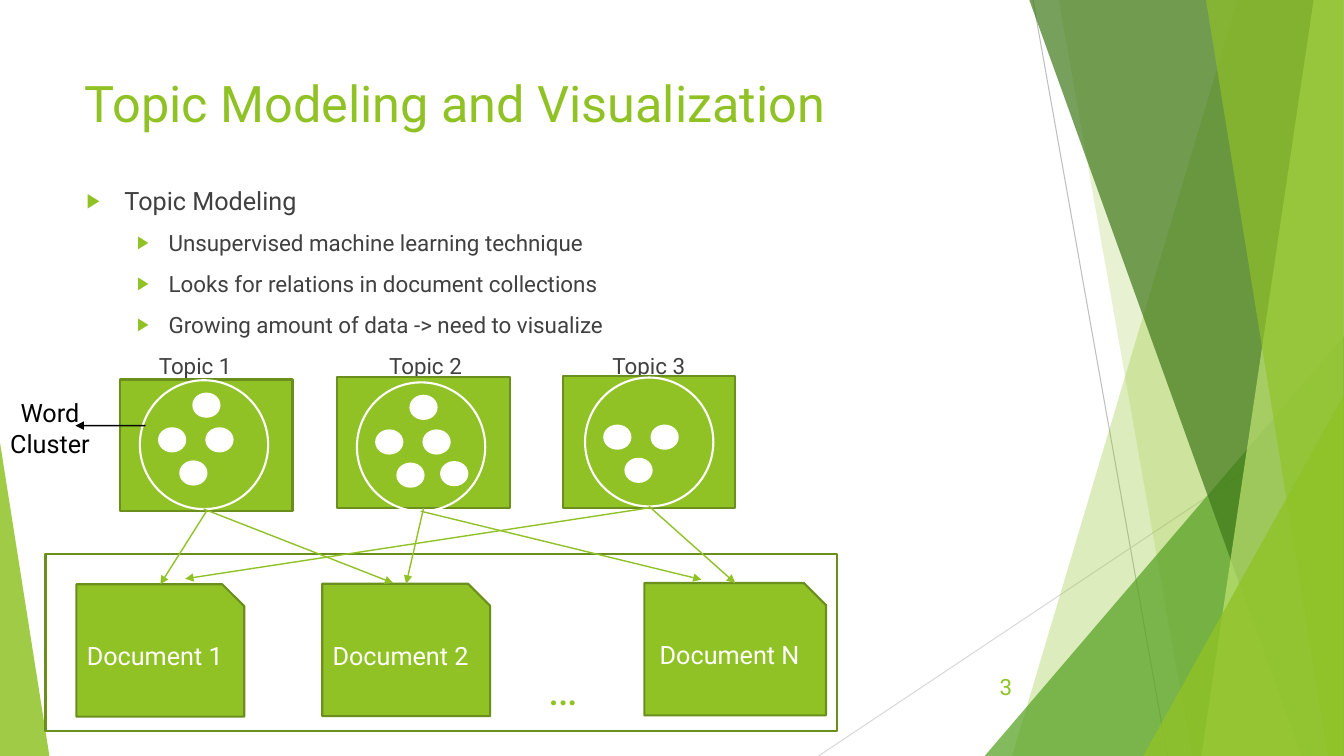
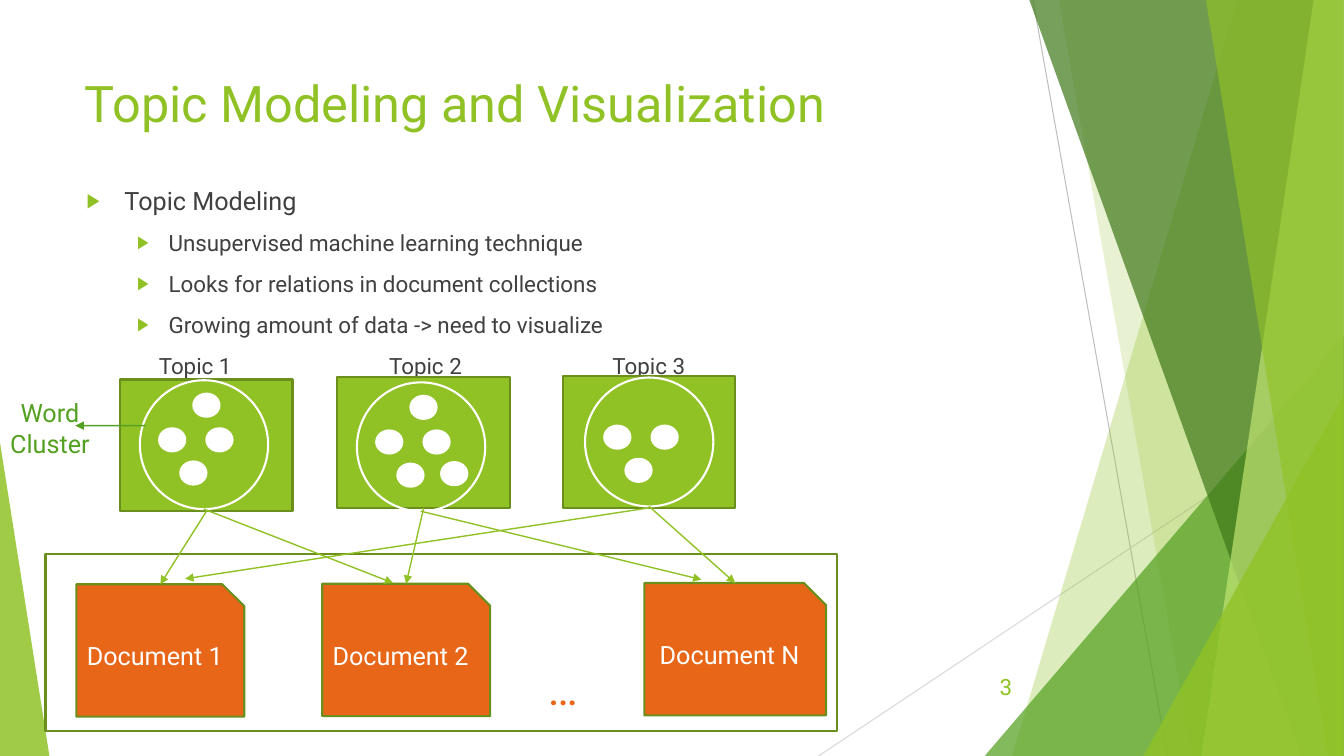
Before and after one commit to jeff2018/KnowledgeDiscoveryVisualization, a slide deck: slide 3 of Topic Model Visualization.pptx. Drawn at 1344x756 pixels with LibreOffice and Linux fonts; fonts in the diff are those of the drawing. Boxes give left, top, right and bottom in pixels: in the first picture for what was removed or moved away, otherwise in the second. Text is boxed around its words. In the diff, an @@ line names an element or a change of style, - is before the commit and + after.

```diff
--- a/Topic Model Visualization.pptx
+++ b/Topic Model Visualization.pptx
@@ text "Word" at (x1=10, y1=403, x2=89, y2=454): text colour #000000 to #54A021 @@
@@ arrow (145, 425) - (76, 425): stroke #000000 1 pt to #54A021 1 pt @@
@@ fill #90C226 to #E76618 in 3 elements at (x1=77, y1=585, x2=245, y2=717), (x1=323, y1=584, x2=491, y2=716), (x1=644, y1=583, x2=826, y2=715) @@
@@ text "…" at (x1=536, y1=656, x2=590, y2=721): text colour #90C226 to #E76618 @@
```
Also in this commit, not shown: 5 other slides changed.
